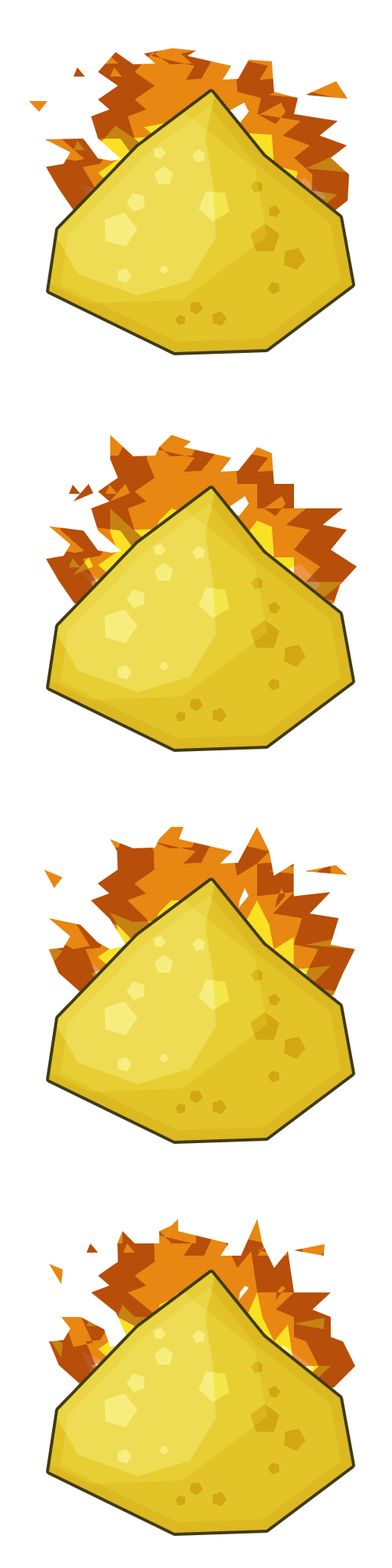
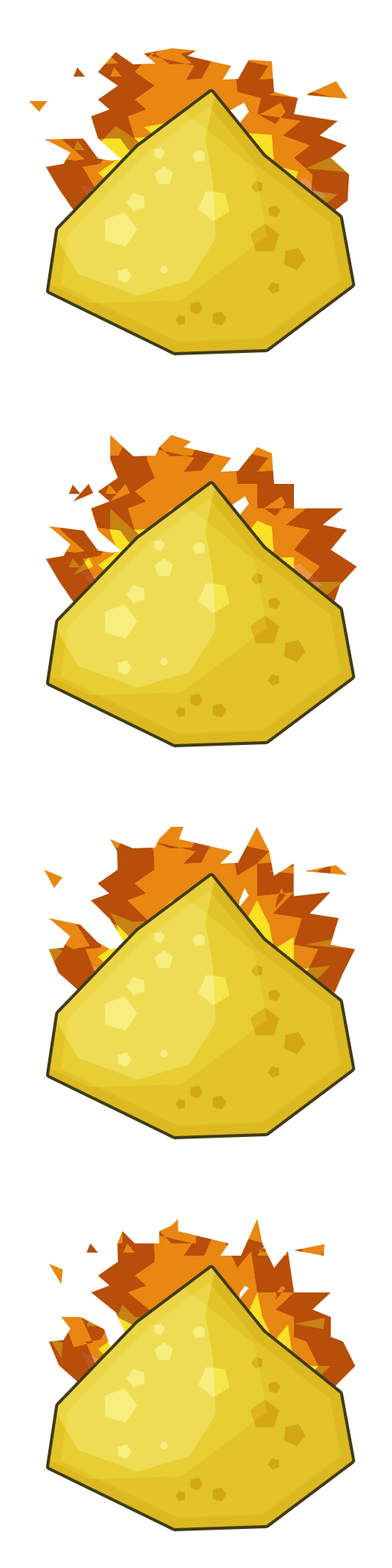
Revision of a layered (392, 1568) image; what changed, layer by layer:
added group "dust copy 3" with 4 layers above "dust copy 2" over [45, 1264, 356, 1536]
added layer "Forme 75" (1st of 4, in "dust copy 3") (overlay, 50%) in group "dust copy 3" over [175, 1356, 306, 1503]
added layer "Forme 74" (1st of 4, in "dust copy 3") (overlay, 50%) in group "dust copy 3" over [104, 1323, 230, 1460]
added layer "Forme 76" (1st of 4, in "dust copy 3") (overlay, 40%) in group "dust copy 3" over [45, 1264, 356, 1536]
added layer "Forme 73" (1st of 4, in "dust copy 3") in group "dust copy 3" over [49, 1267, 353, 1529]
added group "dust copy 2" with 4 layers above "dust copy" over [45, 872, 356, 1144]
added layer "Forme 75" (2nd of 4, in "dust copy 2") (overlay, 50%) in group "dust copy 2" over [175, 964, 306, 1111]
added layer "Forme 74" (2nd of 4, in "dust copy 2") (overlay, 50%) in group "dust copy 2" over [104, 931, 230, 1068]
added layer "Forme 76" (2nd of 4, in "dust copy 2") (overlay, 40%) in group "dust copy 2" over [45, 872, 356, 1144]
added layer "Forme 73" (2nd of 4, in "dust copy 2") in group "dust copy 2" over [49, 875, 353, 1137]
added group "dust copy" with 4 layers above "dust" over [45, 480, 356, 752]
added layer "Forme 75" (3rd of 4, in "dust copy") (overlay, 50%) in group "dust copy" over [175, 572, 306, 719]
added layer "Forme 74" (3rd of 4, in "dust copy") (overlay, 50%) in group "dust copy" over [104, 539, 230, 676]
added layer "Forme 76" (3rd of 4, in "dust copy") (overlay, 40%) in group "dust copy" over [45, 480, 356, 752]
added layer "Forme 73" (3rd of 4, in "dust copy") in group "dust copy" over [49, 483, 353, 745]
painted on "Forme 75" (4th of 4, in "dust") over [175, 577, 306, 1507]
painted on "Forme 74" (4th of 4, in "dust") over [104, 543, 230, 1464]
painted on "Forme 76" (4th of 4, in "dust") over [45, 480, 356, 1536]
painted on "Forme 73" (4th of 4, in "dust") over [49, 488, 353, 1533]
painted on "Forme 1" over [121, 1264, 272, 1336]
